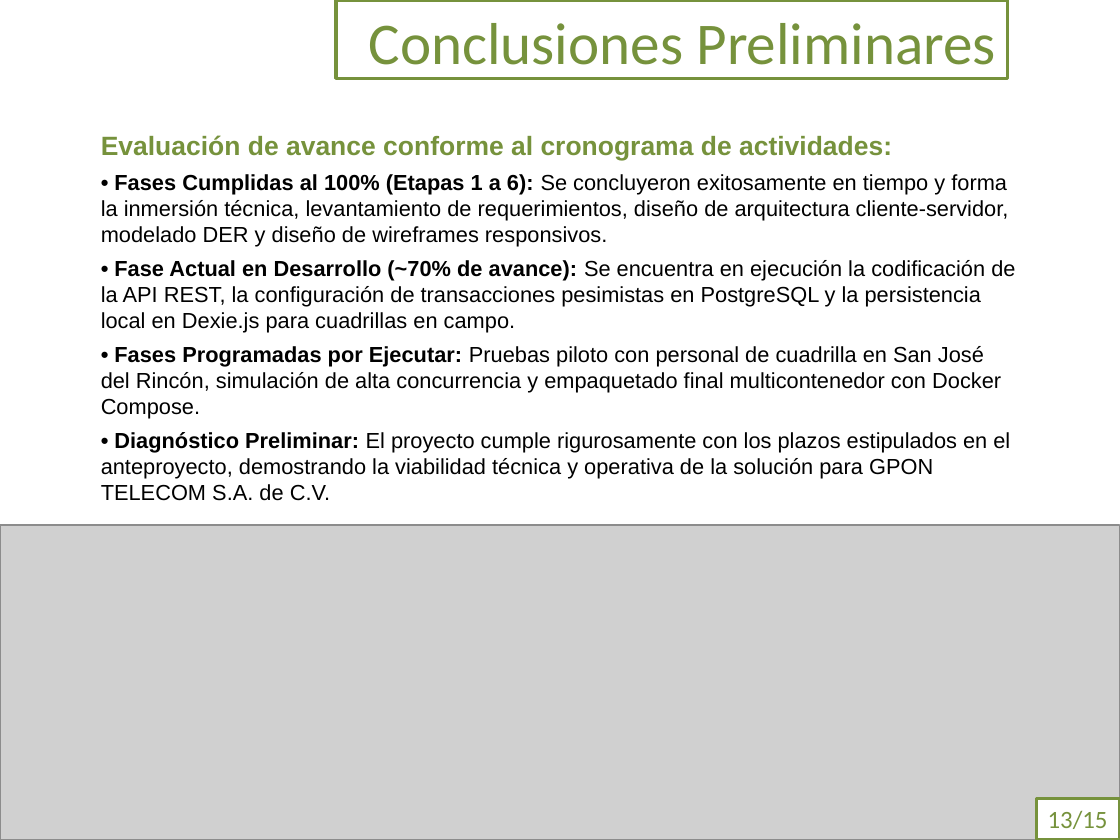
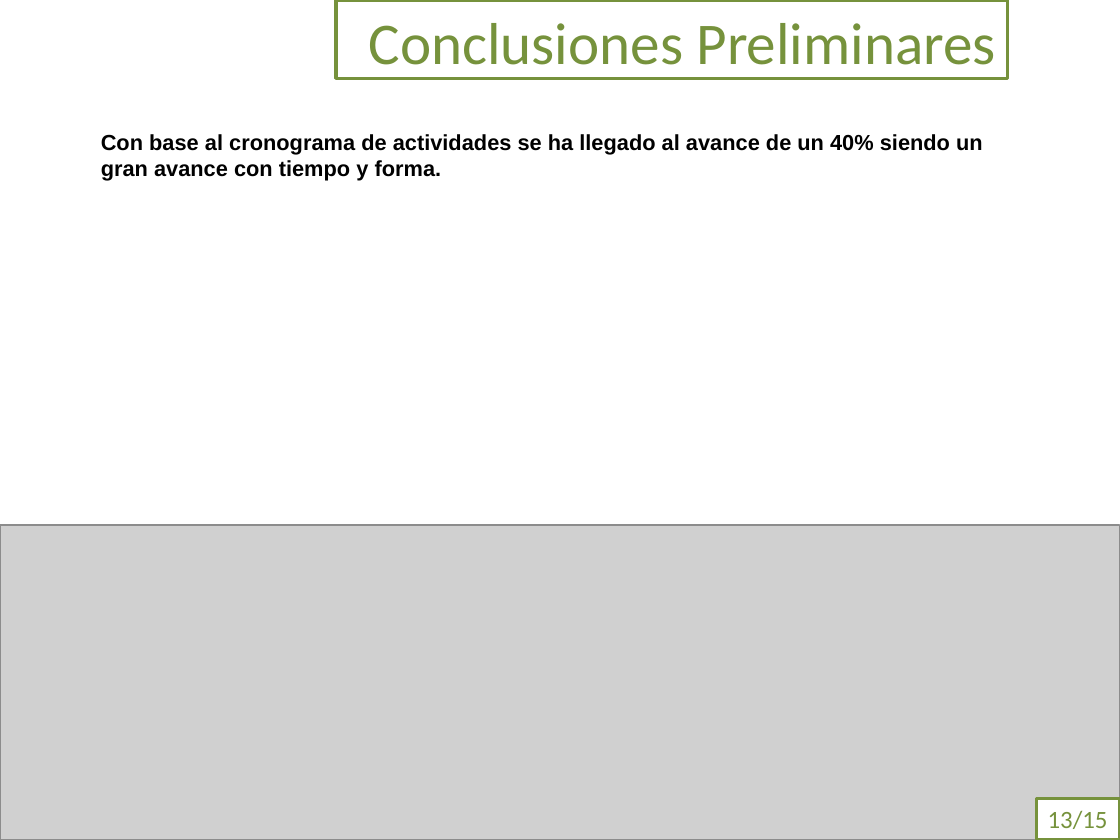
Before and after one commit to mauricionlz2018-tech/Redes-GPON-FTTx, a slide deck: slide 13 of docs/PRESENTACION_AVANCE_RESIDENCIA_GPON_FINAL.pptx. Drawn at 1120x840 pixels with LibreOffice and Linux fonts; fonts in the diff are those of the drawing; grey boxes stand for pictures. Boxes give left, top, right and bottom in pixels: in the first picture for what was removed or moved away, otherwise in the second. Text is boxed around its words. In the diff, an @@ line names an element or a change of style, - is before the commit and + after.

```diff
--- a/docs/PRESENTACION_AVANCE_RESIDENCIA_GPON_FINAL.pptx
+++ b/docs/PRESENTACION_AVANCE_RESIDENCIA_GPON_FINAL.pptx
@@ text at bbox=[101, 134, 983, 181]: text changed; bold on @@
-Evaluación de avance conforme al cronograma de actividades:
-• Fases Cumplidas al 100% (Etapas 1 a 6): Se concluyeron exitosamente en tiempo y forma la inmersión técnica, levantamiento de requerimientos, diseño de arquitectura cliente-servidor, modelado DER y diseño de wireframes responsivos.
-• Fase Actual en Desarrollo (~70% de avance): Se encuentra en ejecución la codificación de la API REST, la configuración de transacciones pesimistas en PostgreSQL y la persistencia local en Dexie.js para cuadrillas en campo.
-• Fases Programadas por Ejecutar: Pruebas piloto con personal de cuadrilla en San José del Rincón, simulación de alta concurrencia y empaquetado final multicontenedor con Docker Compose.
-• Diagnóstico Preliminar: El proyecto cumple rigurosamente con los plazos estipulados en el anteproyecto, demostrando la viabilidad técnica y operativa de la solución para GPON TELECOM S.A. de C.V.
+Con base al cronograma de actividades se ha llegado al avance de un 40% siendo un gran avance con tiempo y forma.
```
Also in this commit, not shown: 2 other slides changed, 12 other files.
